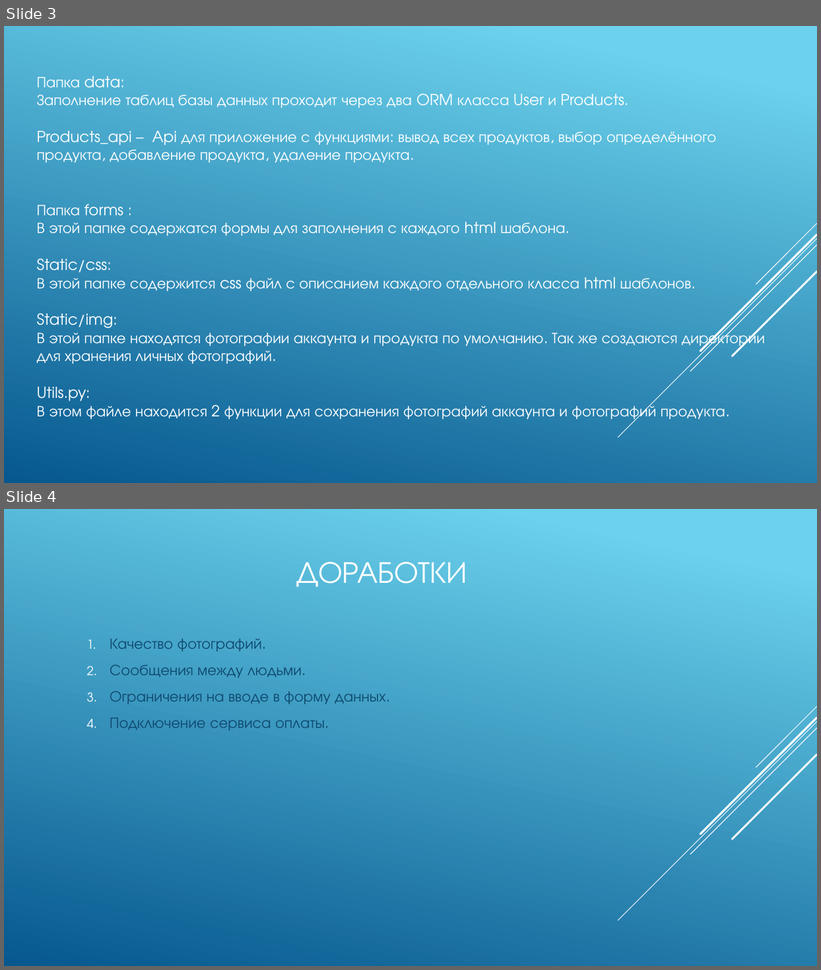
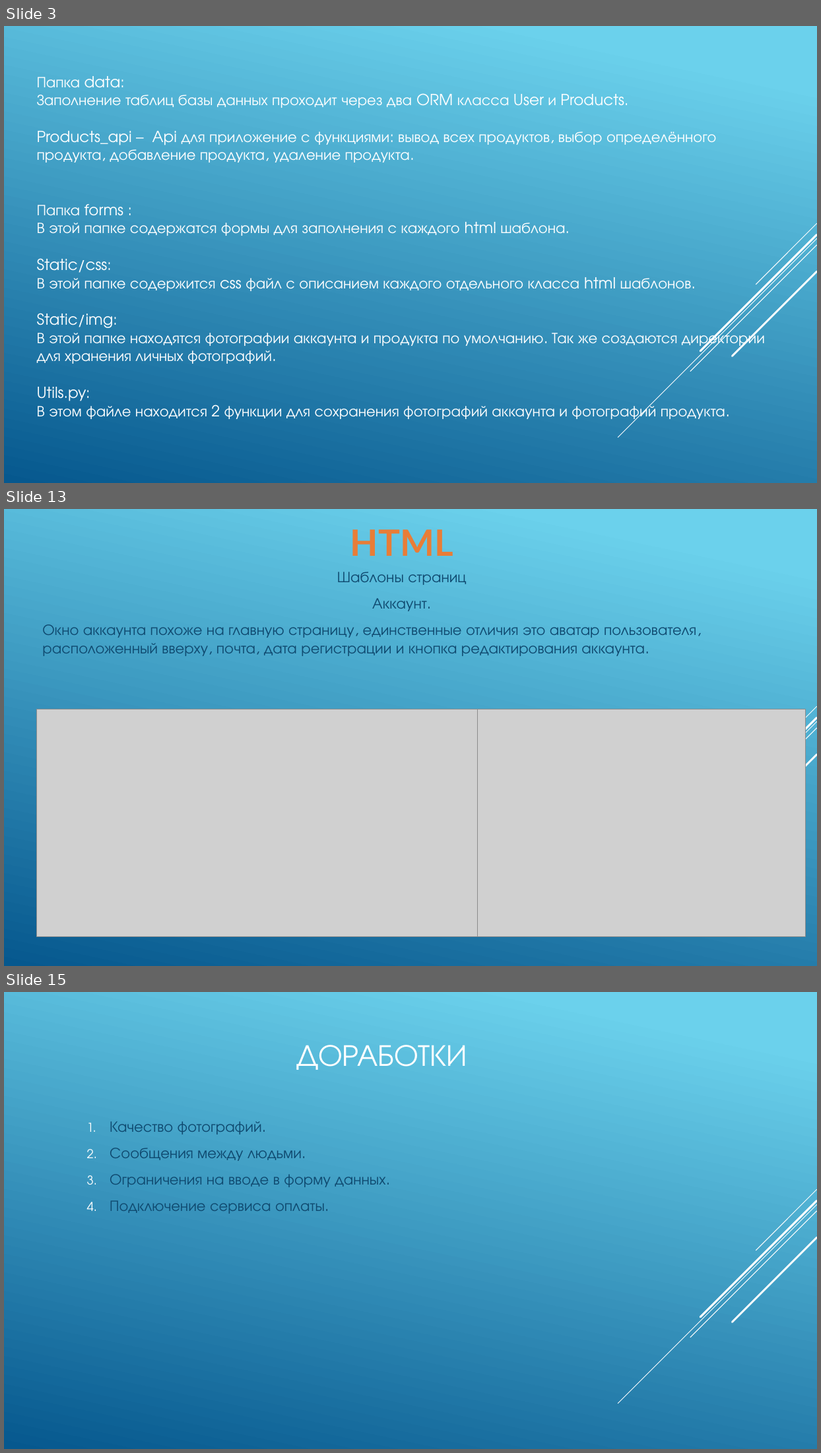
Before and after one commit to IlyaLyamin/buynet, a slide deck: Презентация и описание/описание/проект.pptx. Shown one above the other, each under a label of ours: slides 3 and 4 before the commit, slides 3, 13 and 15 after it; the slides between them are not shown. The pictures are 821x970 and 821x1453 pixels, drawn with LibreOffice and Linux fonts; fonts in the diff are those of the drawing; grey boxes stand for pictures. Boxes give left, top, right and bottom in pixels: in the first picture for what was removed or moved away, otherwise in the second. Text is boxed around its words. In the diff, an @@ line names an element or a change of style, - is before the commit and + after.

```diff
--- a/Презентация и описание/описание/проект.pptx
+++ b/Презентация и описание/описание/проект.pptx
@@ slide 13 added at (4, 509, 817, 966), background gradient #6ED2EB to #06588E; not listed: 5 template elements that a slide beside it also shows @@
@@ text added at (350, 529, 453, 556), 42.9 pt, text #E87D37, bold @@
+HTML
@@ text added at (337, 572, 466, 611), 18 pt, text #0F496F @@
+Шаблоны страниц
+Аккаунт.
@@ text added at (42, 625, 696, 656), 18 pt, text #0F496F @@
+Окно аккаунта похоже на главную страницу, единственные отличия это аватар пользователя, расположенный вверху, почта, дата регистрации и кнопка редактирования аккаунта.
@@ picture added at (36, 710, 477, 937) @@
@@ picture added at (477, 710, 805, 937) @@
@@ what was slide 4 is now slide 15 @@
```
Also in this commit, not shown: 10 other slides added, 1 other file.
